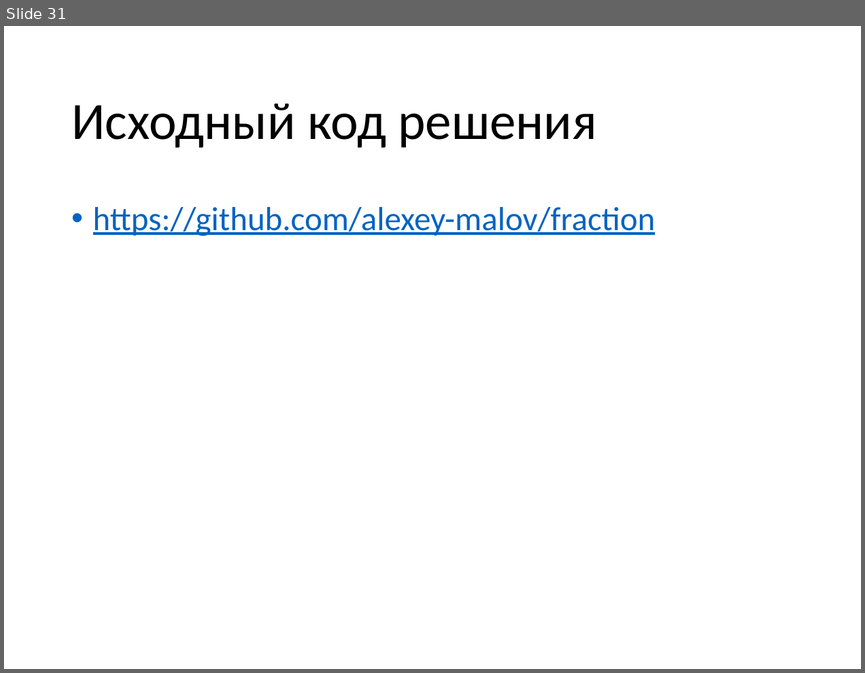
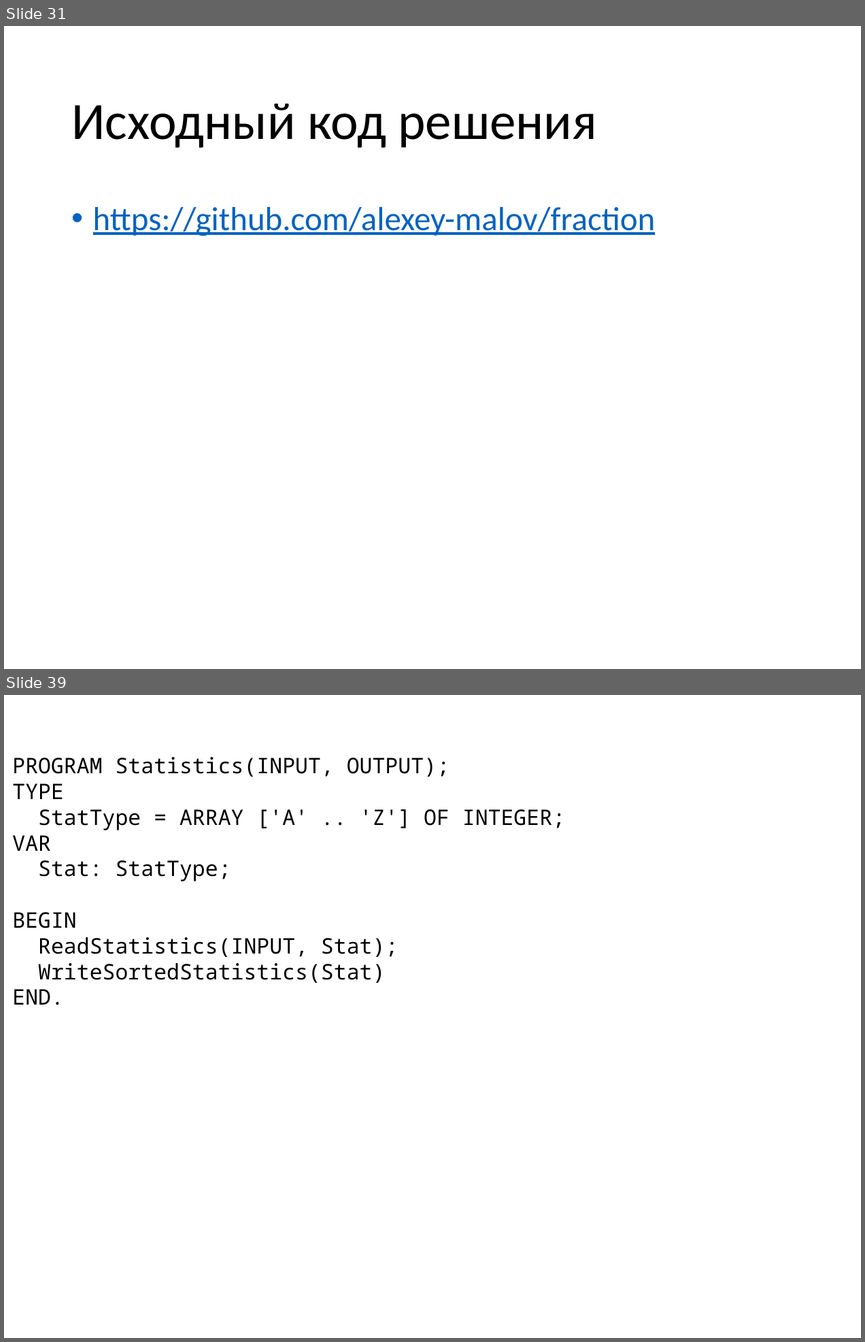
Before and after one commit to alexey-malov/fraction, a slide deck: Explanation.pptx. Shown one above the other, each under a label of ours: slide 31 before the commit, slides 31 and 39 after it; the slides between them are not shown. The pictures are 865x673 and 865x1342 pixels, drawn with LibreOffice and Linux fonts; fonts in the diff are those of the drawing. Boxes give left, top, right and bottom in pixels: in the first picture for what was removed or moved away, otherwise in the second. Text is boxed around its words. In the diff, an @@ line names an element or a change of style, - is before the commit and + after.

```diff
--- a/Explanation.pptx
+++ b/Explanation.pptx
@@ slide 39 added at (x1=4, y1=695, x2=861, y2=1338), background #FFFFFF @@
@@ text added at (x1=12, y1=757, x2=565, y2=1005), 18 pt, text #000000 @@
+PROGRAM Statistics(INPUT, OUTPUT);
+TYPE
+StatType = ARRAY ['A' .. 'Z'] OF INTEGER;
+VAR
+Stat: StatType;
+BEGIN
+ReadStatistics(INPUT, Stat);
+WriteSortedStatistics(Stat)
+END.
```
Also in this commit, not shown: 1 slide changed, 10 other slides added.
